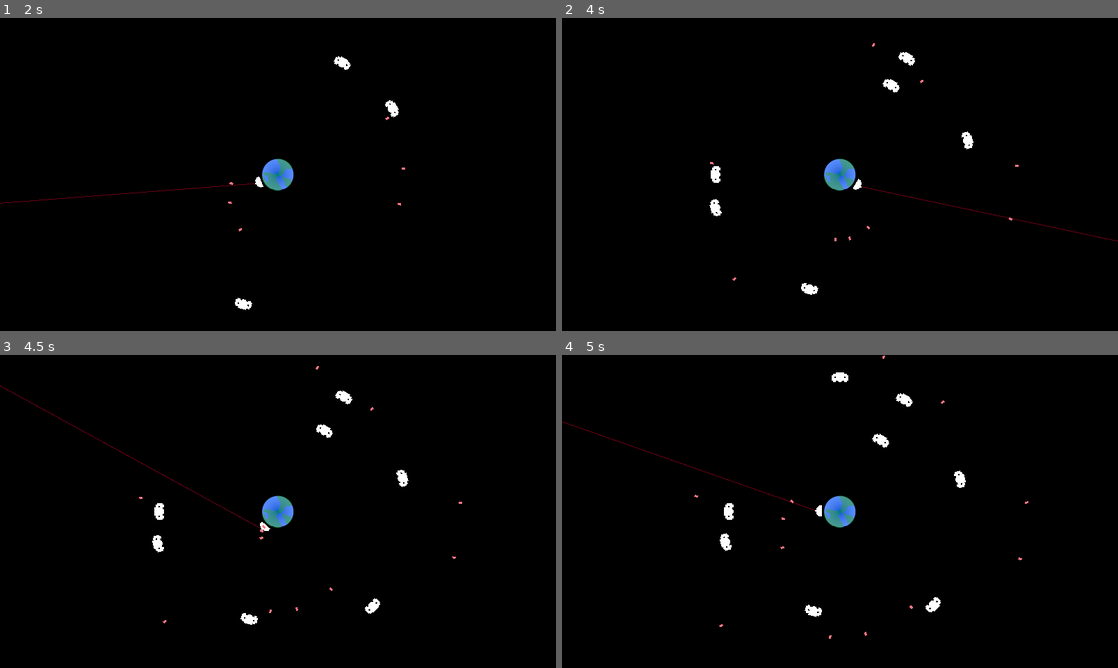
Above: before the commit, frames 1-4 (two rows, left to right).
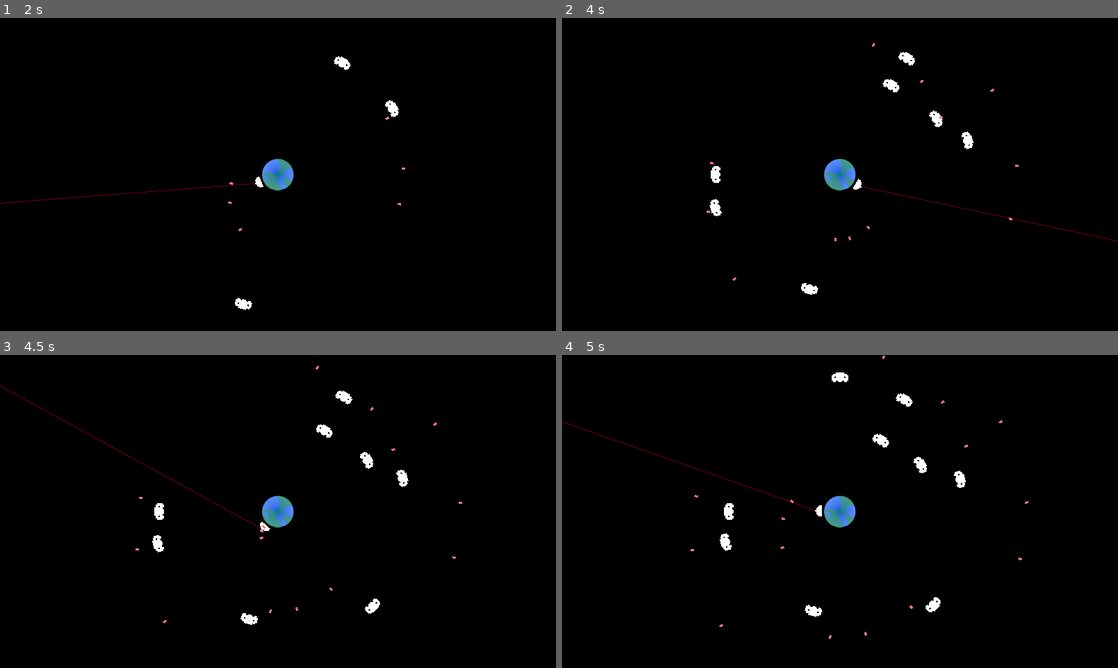
Above: after the commit, the same moments.

Repository: FFAACCUU/Terra-Invader
Game: Godot game, scene res://main.tscn
Same seed, same stepped clock (60 frames per second), same inputs: the game is played once before the commit and once after it.
Inputs (mouse positions are in pixels of both pictures, inside the frame that each line leads up to):
- Up to frame 1 (2 s): tap Enter at 0.5 s; move the mouse to (400, 158) at 0.52 s; press the mouse at (400, 158) at 0.53 s; move the mouse to (166, 190) at 1.27 s; release the mouse at (166, 190) at 1.28 s; click (166, 190) at 1.35 s
- Up to frame 2 (4 s): move the mouse to (895, 105) at 2.02 s; press the mouse at (895, 105) at 2.03 s; move the mouse to (812, 237) at 2.77 s; release the mouse at (812, 237) at 2.78 s; click (812, 237) at 2.85 s; move the mouse to (1006, 221) at 3.52 s; press the mouse at (1006, 221) at 3.53 s
- Up to frame 3 (4.5 s): move the mouse to (111, 464) at 4.27 s; release the mouse at (111, 464) at 4.28 s; click (111, 464) at 4.35 s
- Up to frame 4 (5 s): no input

Frame 1 is identical in both runs. In frame 2, less than 0.1% of the frame differs, in the area x 26-78%, y 22-63%; in frame 3, less than 0.1%, in the area x 24-79%, y 21-63%; in frame 4, less than 0.1%.

Commit message:
Reorganización de los archivos
Cree varias carpetas para mantener el proyecto organizado.

Diff:
--- a/bullet.gd
+++ b/clases/bullet.gd
@@ -1,26 +1,23 @@
-extends Area2D
+extends Node2D
 class_name Bullet
 
 @onready var death_timer : Timer = $DeathTimer
 
-@export var damage : int
+@export var damage : float
 @export var speed : float
 @export var life_time : float
 
 @onready var visuals : Polygon2D = $Polygon2D
-@onready var collider : CollisionShape2D = $CollisionShape2D
+@onready var hitbox : Area2D = $HitBox
 
 func _ready() -> void:
 	death_timer.wait_time = life_time
 	death_timer.start()
+	hitbox.damage = damage
 
 func _physics_process(delta):
 	global_position += transform.x * speed * delta
 	speed -= speed * 0.01
 
-func _on_body_entered(body):
-	body.take_damage(damage)
-	queue_free()
-
 func _on_death_timer_timeout() -> void:
 	queue_free()
--- /dev/null
+++ b/clases/hitbox.gd
@@ -0,0 +1,11 @@
+extends Area2D
+class_name HitBox
+
+
+var damage : float
+
+@onready var collision_shape = $CollisionShape2D
+
+
+func set_disabled(is_disabled : bool):
+	collision_shape.set_deferred("set_disabled", is_disabled)
--- a/main.tscn
+++ b/main.tscn
@@ -1,8 +1,8 @@
 [gd_scene load_steps=9 format=3 uid="uid://cy1ooxcfun7ue"]
 
-[ext_resource type="PackedScene" uid="uid://dlkosvyvata8f" path="res://player_ship.tscn" id="1_7ulvc"]
-[ext_resource type="Script" path="res://main.gd" id="1_ekwdi"]
-[ext_resource type="PackedScene" uid="uid://cm0btgcw44e0l" path="res://spawn.tscn" id="3_8s8qt"]
+[ext_resource type="PackedScene" uid="uid://dlkosvyvata8f" path="res://objetos/jugador/player_ship.tscn" id="1_7ulvc"]
+[ext_resource type="Script" path="res://niveles/main.gd" id="1_ekwdi"]
+[ext_resource type="PackedScene" uid="uid://cm0btgcw44e0l" path="res://objetos/misc/spawner/spawn.tscn" id="3_8s8qt"]
 
 [sub_resource type="Gradient" id="Gradient_ic6fo"]
 interpolation_color_space = 1
--- a/enemy_basic.tscn
+++ b/objetos/enemigos/basico/enemy_basic.tscn
@@ -1,6 +1,6 @@
 [gd_scene load_steps=4 format=3 uid="uid://ba738qi6kprqt"]
 
-[ext_resource type="Script" path="res://enemy_basic.gd" id="1_hw2ha"]
+[ext_resource type="Script" path="res://objetos/enemigos/basico/enemy_basic.gd" id="1_hw2ha"]
 
 [sub_resource type="CanvasItemMaterial" id="CanvasItemMaterial_kt7i0"]
 
--- a/player_ship.gd
+++ b/objetos/jugador/player_ship.gd
@@ -43,7 +43,7 @@
 	bullet.global_position = bullet_marker.global_position
 	bullet.global_rotation_degrees = bullet_marker.global_rotation_degrees + offset
 	bullet.visuals.scale = Vector2(bullet_damage * 0.2, bullet_damage * 0.2)
-	bullet.collider.scale = bullet.visuals.scale
+	bullet.hitbox.scale = bullet.visuals.scale
 
 func set_bullet_params(bullet : Node):
 	bullet.damage = bullet_damage
--- a/player_ship.tscn
+++ b/objetos/jugador/player_ship.tscn
@@ -1,7 +1,7 @@
 [gd_scene load_steps=4 format=3 uid="uid://dlkosvyvata8f"]
 
-[ext_resource type="Script" path="res://player_ship.gd" id="1_2tniu"]
-[ext_resource type="PackedScene" uid="uid://cud61htxj6j3q" path="res://player_bullet.tscn" id="2_2tg6h"]
+[ext_resource type="Script" path="res://objetos/jugador/player_ship.gd" id="1_2tniu"]
+[ext_resource type="PackedScene" uid="uid://cud61htxj6j3q" path="res://objetos/proyectiles/player_bullet.tscn" id="2_2tg6h"]
 
 [sub_resource type="CircleShape2D" id="CircleShape2D_7hsv0"]
 radius = 8.0
--- a/spawn.gd
+++ b/objetos/misc/spawner/spawn.gd
@@ -2,7 +2,7 @@
 
 @onready var main = get_node("/root/Main")
 
-var enemigo_escena := preload("res://enemy_basic.tscn")
+var enemigo_escena := preload("res://objetos/enemigos/basico/enemy_basic.tscn")
 var spawn_points := []
 
 # Called when the node enters the scene tree for the first time.
--- a/spawn.tscn
+++ b/objetos/misc/spawner/spawn.tscn
@@ -1,6 +1,6 @@
 [gd_scene load_steps=2 format=3 uid="uid://cm0btgcw44e0l"]
 
-[ext_resource type="Script" path="res://spawn.gd" id="1_7ika7"]
+[ext_resource type="Script" path="res://objetos/misc/spawner/spawn.gd" id="1_7ika7"]
 
 [node name="spawn" type="Node2D"]
 position = Vector2(800, 450)
--- /dev/null
+++ b/objetos/proyectiles/player_bullet.tscn
@@ -0,0 +1,29 @@
+[gd_scene load_steps=4 format=3 uid="uid://cud61htxj6j3q"]
+
+[ext_resource type="Script" path="res://clases/bullet.gd" id="1_fb2ur"]
+[ext_resource type="Script" path="res://clases/hitbox.gd" id="2_d1h6d"]
+
+[sub_resource type="RectangleShape2D" id="RectangleShape2D_ji5vc"]
+size = Vector2(10, 6)
+
+[node name="PlayerBullet" type="Node2D"]
+script = ExtResource("1_fb2ur")
+
+[node name="Polygon2D" type="Polygon2D" parent="."]
+color = Color(1, 0.466667, 0.513726, 1)
+polygon = PackedVector2Array(0, 3, 0, -3, 10, -3, 10, 3)
+
+[node name="HitBox" type="Area2D" parent="."]
+collision_layer = 4
+collision_mask = 0
+monitoring = false
+script = ExtResource("2_d1h6d")
+
+[node name="CollisionShape2D" type="CollisionShape2D" parent="HitBox"]
+position = Vector2(5, 0)
+shape = SubResource("RectangleShape2D_ji5vc")
+
+[node name="DeathTimer" type="Timer" parent="."]
+one_shot = true
+
+[connection signal="timeout" from="DeathTimer" to="." method="_on_death_timer_timeout"]
--- a/player_bullet.tscn
+++ /dev/null
@@ -1,27 +0,0 @@
-[gd_scene load_steps=3 format=3 uid="uid://cud61htxj6j3q"]
-
-[ext_resource type="Script" path="res://bullet.gd" id="1_67ymf"]
-
-[sub_resource type="RectangleShape2D" id="RectangleShape2D_ji5vc"]
-size = Vector2(10, 6)
-
-[node name="PlayerBullet" type="Area2D"]
-collision_layer = 4
-collision_mask = 2
-script = ExtResource("1_67ymf")
-
-[node name="Polygon2D" type="Polygon2D" parent="."]
-position = Vector2(5, 0)
-color = Color(1, 0.466667, 0.513726, 1)
-offset = Vector2(-5, 0)
-polygon = PackedVector2Array(0, 3, 0, -3, 10, -3, 10, 3)
-
-[node name="CollisionShape2D" type="CollisionShape2D" parent="."]
-position = Vector2(5, 0)
-shape = SubResource("RectangleShape2D_ji5vc")
-
-[node name="DeathTimer" type="Timer" parent="."]
-one_shot = true
-
-[connection signal="body_entered" from="." to="." method="_on_body_entered"]
-[connection signal="timeout" from="DeathTimer" to="." method="_on_death_timer_timeout"]
--- a/project.godot
+++ b/project.godot
@@ -44,8 +44,8 @@
 
 2d_physics/layer_1="Player"
 2d_physics/layer_2="Enemies"
-2d_physics/layer_3="PlayerBullets"
-2d_physics/layer_4="EnemyBullets"
+2d_physics/layer_3="HitBoxes"
+2d_physics/layer_4="HurtBoxes"
 2d_physics/layer_5="Props"
 
 [physics]
Renamed: main.gd -> niveles/main.gd
Renamed: enemy_basic.gd -> objetos/enemigos/basico/enemy_basic.gd
